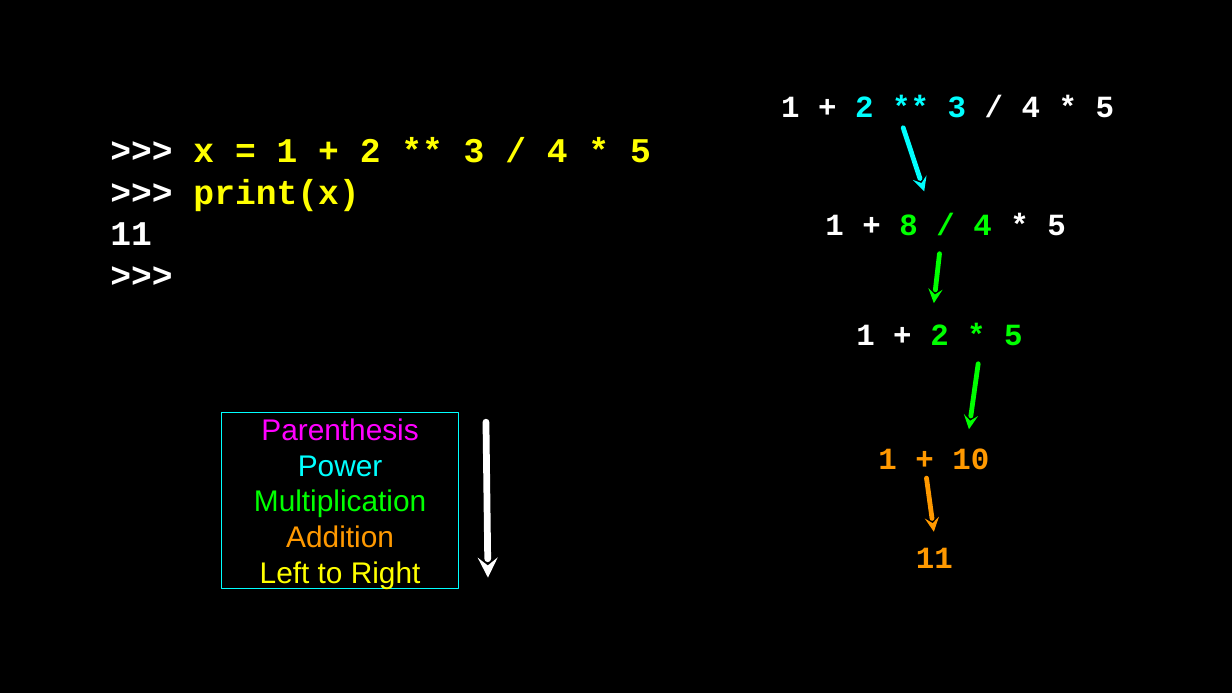
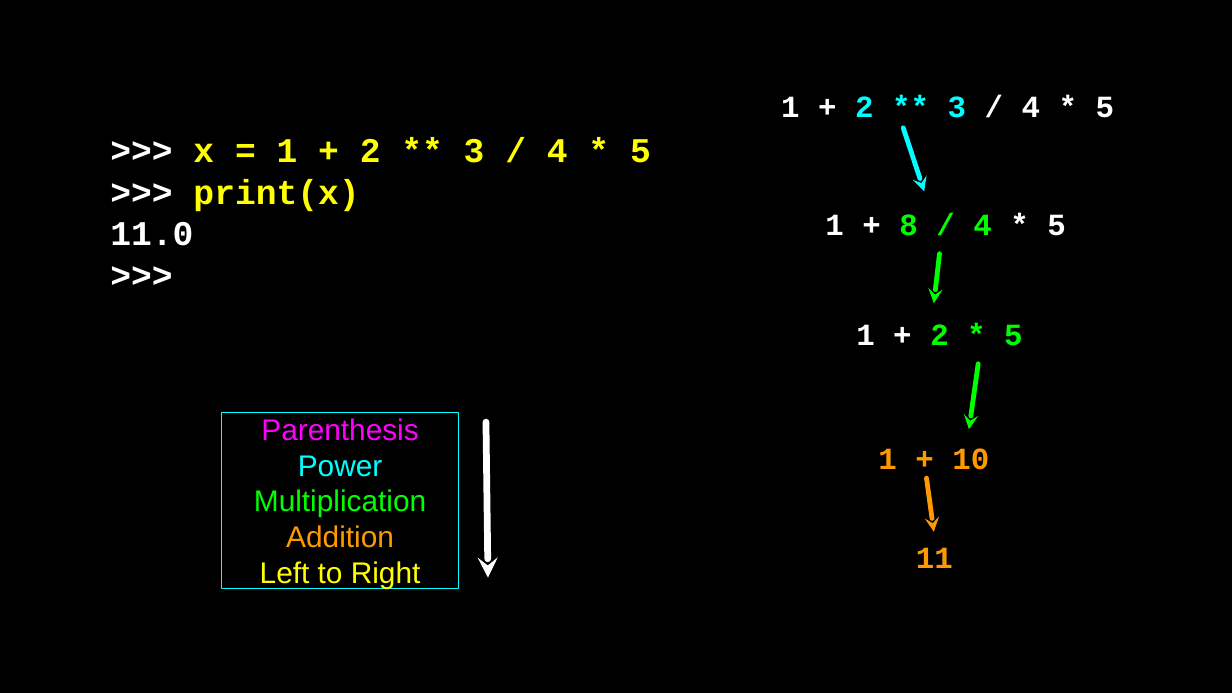
Before and after one commit to csev/py4e, a slide deck: slide 15 of lectures3/Pythonlearn-02-Expressions.pptx. Drawn at 1232x693 pixels with LibreOffice and Linux fonts; fonts in the diff are those of the drawing. Boxes give left, top, right and bottom in pixels: in the first picture for what was removed or moved away, otherwise in the second. Text is boxed around its words. In the diff, an @@ line names an element or a change of style, - is before the commit and + after.

```diff
--- a/lectures3/Pythonlearn-02-Expressions.pptx
+++ b/lectures3/Pythonlearn-02-Expressions.pptx
@@ text at [110,222,193,246]: text changed @@
-11
+11.0
```
Also in this commit, not shown: 1 other slide changed.
